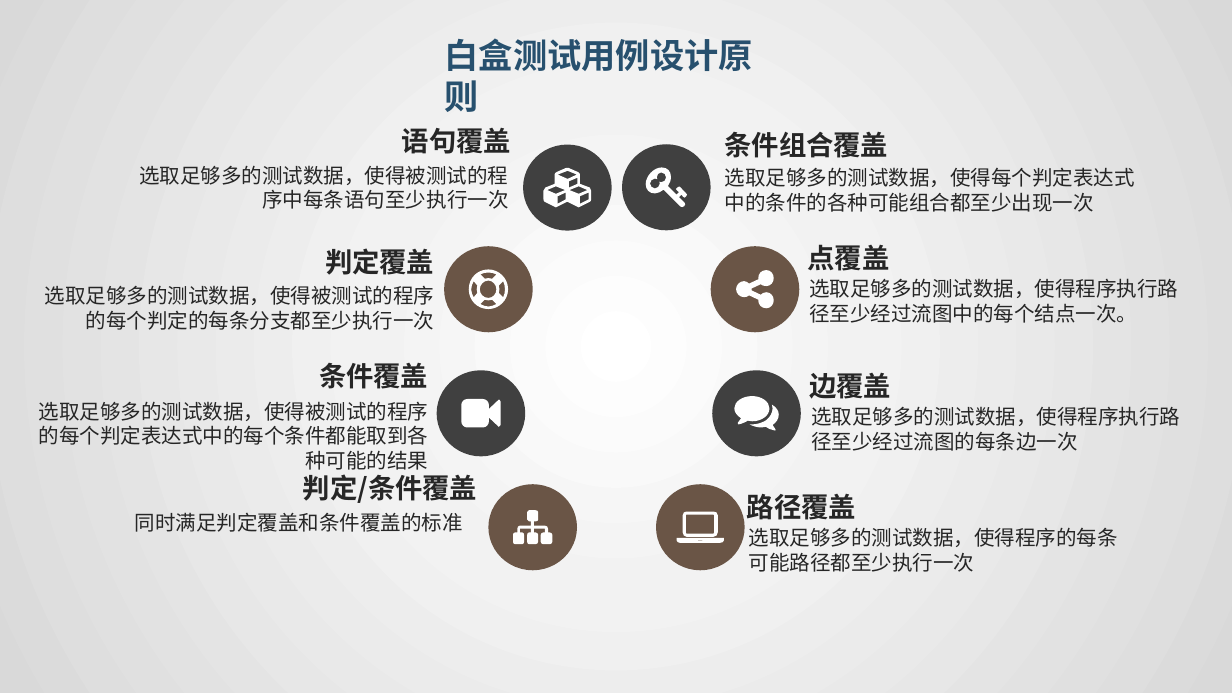
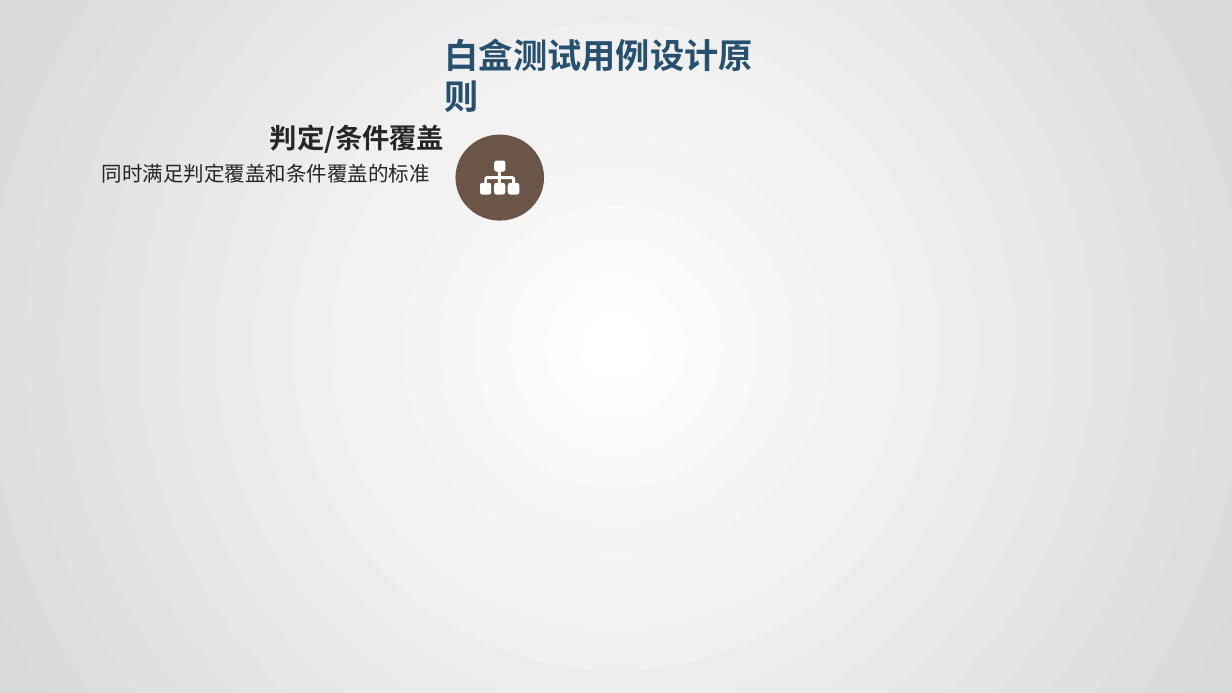
Before and after one commit to avgstuBoboge/SE2020-document, a slide deck: slide 10 of ppt/SE2020-G16-实现测试.pptx. Drawn at 1232x693 pixels with LibreOffice and Linux fonts; fonts in the diff are those of the drawing. Boxes give left, top, right and bottom in pixels: in the first picture for what was removed or moved away, otherwise in the second. Text is boxed around its words. In the diff, an @@ line names an element or a change of style, - is before the commit and + after.

```diff
--- a/ppt/SE2020-G16-实现测试.pptx
+++ b/ppt/SE2020-G16-实现测试.pptx
@@ text "判定/条件覆盖": place and size @@
-text "判定/条件覆盖" at [303,474,477,503]
+text "判定/条件覆盖" at [270,124,444,153]
@@ text removed at [402,128,511,154] @@
-语句覆盖
@@ ellipse: place and size @@
-ellipse at [488,484,577,570]
+ellipse at [456,134,545,221]
@@ ellipse removed at [524,144,612,230] @@
@@ ellipse removed at [622,144,711,230] @@
@@ text removed at [725,132,889,158] @@
-条件组合覆盖
@@ text "同时满足判定覆盖和条件覆盖的标准": place and size @@
-text "同时满足判定覆盖和条件覆盖的标准" at [135,512,463,532]
+text "同时满足判定覆盖和条件覆盖的标准" at [102,163,430,183]
@@ text removed at [139,166,508,209] @@
-选取足够多的测试数据，使得被测试的程序中每条语句至少执行一次
@@ freeform shape: place and size @@
-freeform shape at [513,510,552,545]
+freeform shape at [480,160,520,195]
@@ freeform shape removed at [543,168,591,207] @@
@@ freeform shape removed at [646,168,687,207] @@
@@ text removed at [725,167,1135,212] @@
-选取足够多的测试数据，使得每个判定表达式中的条件的各种可能组合都至少出现一次
@@ text removed at [325,248,434,275] @@
-判定覆盖
@@ ellipse removed at [444,246,532,333] @@
@@ ellipse removed at [711,246,800,333] @@
@@ text removed at [807,244,889,271] @@
-点覆盖
@@ text removed at [45,286,435,330] @@
-选取足够多的测试数据，使得被测试的程序的每个判定的每条分支都至少执行一次
@@ freeform shape removed at [468,270,508,309] @@
@@ freeform shape removed at [737,270,775,308] @@
@@ text removed at [809,278,1178,323] @@
-选取足够多的测试数据，使得程序执行路径至少经过流图中的每个结点一次。
@@ text removed at [319,363,428,389] @@
-条件覆盖
@@ ellipse removed at [436,371,525,457] @@
@@ ellipse removed at [712,371,801,457] @@
@@ text removed at [809,373,891,399] @@
-边覆盖
@@ text removed at [39,402,429,470] @@
-选取足够多的测试数据，使得被测试的程序的每个判定表达式中的每个条件都能取到各种可能的结果
@@ freeform shape removed at [461,399,500,428] @@
@@ freeform shape removed at [734,395,779,430] @@
@@ text removed at [811,406,1180,451] @@
-选取足够多的测试数据，使得程序执行路径至少经过流图的每条边一次
@@ ellipse removed at [655,484,744,570] @@
@@ text removed at [747,494,856,520] @@
-路径覆盖
@@ freeform shape removed at [676,511,723,542] @@
@@ text removed at [749,528,1118,572] @@
-选取足够多的测试数据，使得程序的每条可能路径都至少执行一次
```
Also in this commit, not shown: 1 other slide changed, 1 other file.
